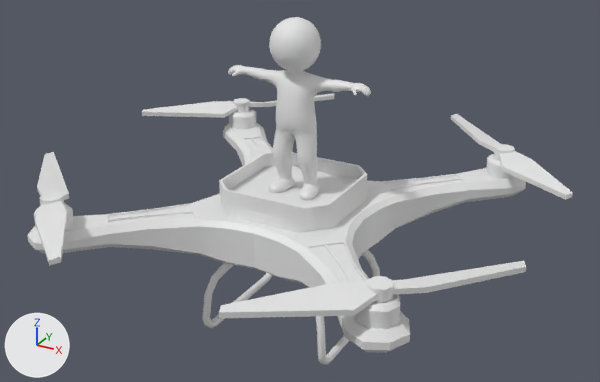
Before and after pictures for a commit that changed the FBX model Assets/Models/drone.fbx.
Before and after are seen from a 50 mm lens placed at (3.25, -5.8, 4.2), pointed at (0.06, 0.01, 1.3). Every picture has the same lights, and +X, +Y and +Z are marked at lower left. Where no turn or scale is listed for an object, it has been applied to the vertices.

Names of what the first picture shows: 'MainBody', 'Wing1', 'Wing2', 'Wing3', 'Wing4', 'belt2'.
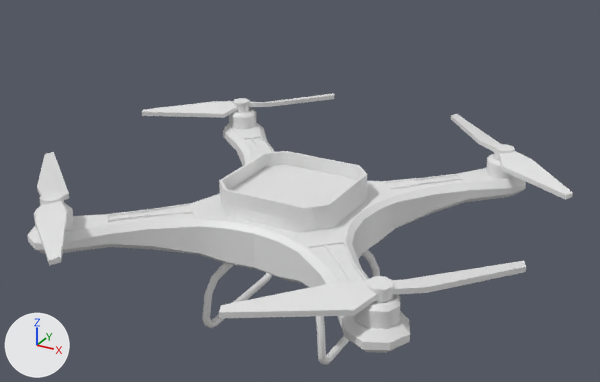
Changed parts and their boxes (x1, y1, x2, y2) in the pictures (600 x 382 px):
```json
{"object": "belt2", "change": "deleted", "before": [228, 17, 371, 200]}
```

Edits to the scene script, one JSON object a line:
```json
{"op": "remove", "block": "ob_belt2", "code": ["ob_belt2 = bpy.data.objects.new('belt2', me_circle_001)", "ob_belt2.location = (0.013, 0.059, 1.282)"]}
```
